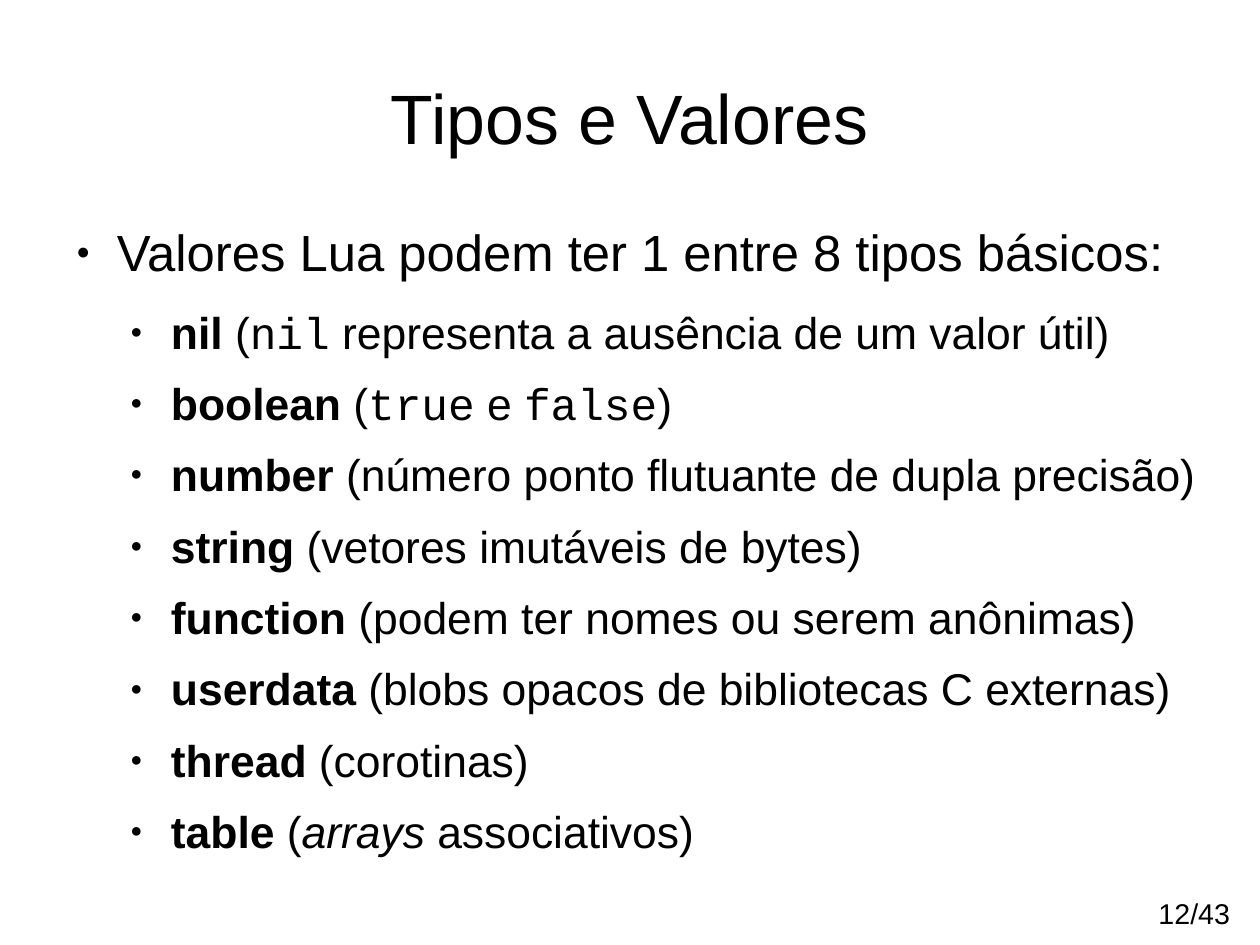
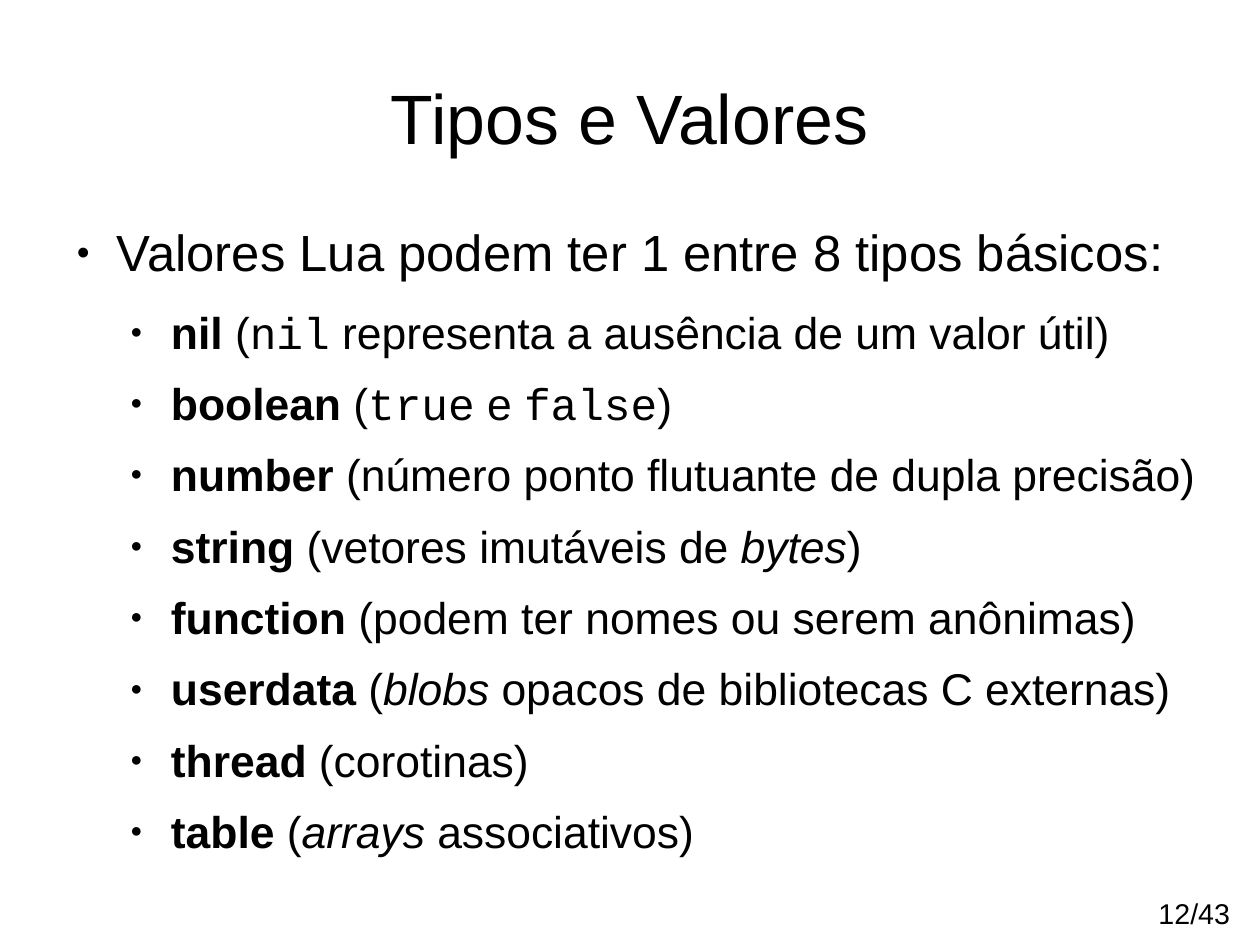
Before and after one commit to andremm/typedlua, a slide deck: slide 12 of doc/slides/sfdcwb2014.odp. Drawn at 1260x945 pixels with LibreOffice and Linux fonts; fonts in the diff are those of the drawing. Boxes give left, top, right and bottom in pixels: in the first picture for what was removed or moved away, otherwise in the second. Text is boxed around its words. In the diff, an @@ line names an element or a change of style, - is before the commit and + after.

```diff
--- a/doc/slides/sfdcwb2014.odp
+++ b/doc/slides/sfdcwb2014.odp
@@ text at <box>171,530,1170,715</box>: italic on in "bytes)", "(blobs" @@
```
Also in this commit, not shown: 3 other slides changed.
